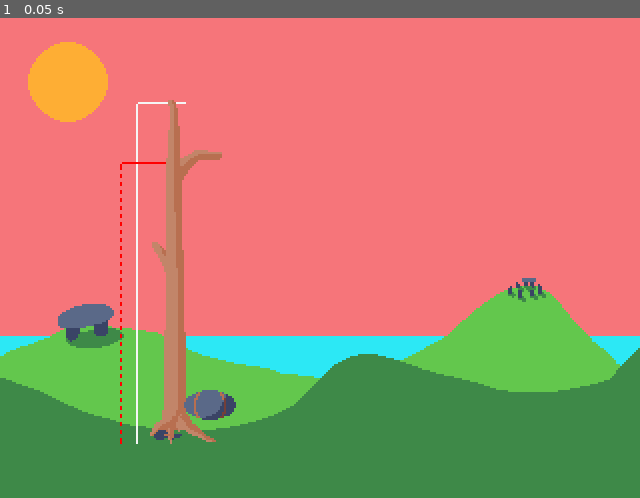
Above: before the commit, frame 1.
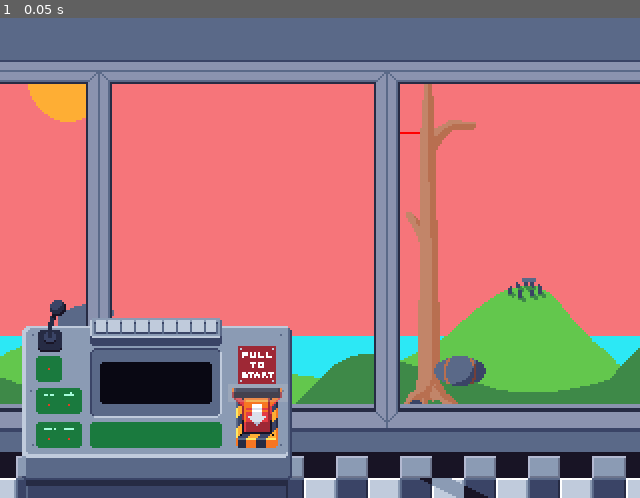
Above: after the commit, the same moment.

Repository: mattismoel/jam-project
Game: Godot game, scene res://scene/level/stone-age-level/stone_age_level.tscn
Same seed, same stepped clock (60 frames per second), same inputs: the game is played once before the commit and once after it. The project has no main scene, so this scene is started directly.
Inputs:
- Up to frame 1 (0.05 s): no input

The runs differ from the first frame. In frame 1, 49% of the frame differs, in the area x 0-100%, y 0-100%.
Error before the commit: Invalid access to property or key 'finished' on a base object of type 'Nil'. (res://script/tower.gd:18)

Commit message:
began work on slingshot

Diff:
--- /dev/null
+++ b/scene/level/stone-age-level/minigame/grabbable.gd
@@ -0,0 +1,15 @@
+extends Area2D
+
+signal released
+signal grabbed
+
+var _is_hold = false
+
+func _input_event(viewport: Viewport, event: InputEvent, shape_idx: int) -> void:
+    if event is InputEventMouseButton:
+        if event.is_pressed() and event.button_index == MOUSE_BUTTON_LEFT:
+            _is_hold = true
+            grabbed.emit()
+        elif event.is_released() and _is_hold:
+            _is_hold = false
+            released.emit()
--- /dev/null
+++ b/scene/level/stone-age-level/minigame/grabbable.tscn
@@ -0,0 +1,16 @@
+[gd_scene load_steps=3 format=3 uid="uid://d3kueegoo0swu"]
+
+[ext_resource type="Script" path="res://scene/level/stone-age-level/minigame/grabbable.gd" id="1_d0q5g"]
+
+[sub_resource type="CapsuleShape2D" id="CapsuleShape2D_02iup"]
+radius = 2.7027
+height = 11.6667
+
+[node name="Grabbable" type="Area2D"]
+scale = Vector2(2.4, 1.85)
+script = ExtResource("1_d0q5g")
+
+[node name="CollisionShape2D" type="CollisionShape2D" parent="."]
+rotation = 1.5708
+scale = Vector2(1.25, 1.22857)
+shape = SubResource("CapsuleShape2D_02iup")
--- /dev/null
+++ b/scene/level/stone-age-level/minigame/slingshot.gd
@@ -0,0 +1,30 @@
+extends Node2D
+
+@export var _grabbable_area: Area2D
+@export var _string: Line2D
+@export var _projectile: Sprite2D
+
+var start_pos = Vector2(0,0)
+var follow_mouse = false
+
+func _ready() -> void:
+    _grabbable_area.released.connect(_on_released)
+    _grabbable_area.grabbed.connect(_on_grabbed)
+
+func _process(delta: float) -> void:
+    if follow_mouse:
+        var mouse_pos = get_global_mouse_position()
+        var clamped_pos = Vector2(clamp(mouse_pos.x, 0, get_viewport_rect().size.x), clamp(mouse_pos.y, 0, get_viewport_rect().size.y)) - position
+
+        _grabbable_area.position = clamped_pos
+        _string.points[1] = clamped_pos
+        _projectile.position = clamped_pos
+
+func _on_grabbed() -> void:
+    follow_mouse = true
+
+func _on_released() -> void:
+    follow_mouse = false
+    _grabbable_area.position = start_pos
+    _string.points[1] = start_pos
+    _projectile.position = start_pos
--- /dev/null
+++ b/scene/level/stone-age-level/minigame/slingshot.tscn
@@ -0,0 +1,25 @@
+[gd_scene load_steps=4 format=3 uid="uid://bo7lw7vj7tcr2"]
+
+[ext_resource type="Script" path="res://scene/level/stone-age-level/minigame/slingshot.gd" id="1_4yqt8"]
+[ext_resource type="Texture2D" uid="uid://cbkhaxl45l8h" path="res://scene/level/stone-age-level/asset/slingshot.png" id="1_244xu"]
+[ext_resource type="PackedScene" uid="uid://d3kueegoo0swu" path="res://scene/level/stone-age-level/minigame/grabbable.tscn" id="2_vvvju"]
+
+[node name="Sling shot" type="Node2D" node_paths=PackedStringArray("_grabbable_area", "_string")]
+script = ExtResource("1_4yqt8")
+_grabbable_area = NodePath("Grabbable")
+_string = NodePath("Line2D")
+
+[node name="Grabbable" parent="." instance=ExtResource("2_vvvju")]
+
+[node name="Line2D" type="Line2D" parent="."]
+z_index = 1
+position = Vector2(2, 1.7053e-13)
+scale = Vector2(2.4, 1.85)
+points = PackedVector2Array(-14.1667, -9.21785e-14, 0, 0, 12.5, -9.21785e-14)
+width = 3.3
+default_color = Color(0.454902, 0.247059, 0.223529, 1)
+
+[node name="Sprite2D" type="Sprite2D" parent="."]
+position = Vector2(1, -6)
+scale = Vector2(1.00312, 1)
+texture = ExtResource("1_244xu")
--- a/scene/level/stone-age-level/stone_age_level.tscn
+++ b/scene/level/stone-age-level/stone_age_level.tscn
@@ -1,32 +1,43 @@
-[gd_scene load_steps=8 format=3 uid="uid://d0d6r4ok253ej"]
+[gd_scene load_steps=12 format=3 uid="uid://d0d6r4ok253ej"]
 
 [ext_resource type="Texture2D" uid="uid://bjydeelcjm5ek" path="res://scene/level/stone-age-level/asset/background.png" id="1_201v5"]
-[ext_resource type="Script" path="res://scene/level/stone-age-level/stone_age_minigame.gd" id="1_lria8"]
+[ext_resource type="Script" path="res://scene/level/level.gd" id="1_g1t6x"]
 [ext_resource type="Script" path="res://script/score_manager.gd" id="2_74tog"]
 [ext_resource type="Script" path="res://script/tower_stat.gd" id="2_al3v5"]
+[ext_resource type="PackedScene" uid="uid://bqjvqdiebn7pk" path="res://scene/tutorial-blueprint/test_tutorial.tscn" id="2_lxr2i"]
 [ext_resource type="PackedScene" uid="uid://dyquehg06r5tj" path="res://scene/level/stone-age-level/stone_age_tower.tscn" id="3_d8m5n"]
+[ext_resource type="PackedScene" uid="uid://bga4am3fmln5e" path="res://scene/tutorial-blueprint/tutorial.tscn" id="3_vgd1y"]
 [ext_resource type="Script" path="res://scene/level/stone-age-level/stone_age_tower.gd" id="4_714jk"]
+[ext_resource type="PackedScene" uid="uid://bg3k3jej6jlfx" path="res://scene/level/stone-age-level/stone_age_minigame.tscn" id="4_l611u"]
+[ext_resource type="PackedScene" uid="uid://b4gvapy7q4vb" path="res://scene/control-room/control_room.tscn" id="7_vbjw0"]
 
 [sub_resource type="Resource" id="Resource_ae11u"]
 script = ExtResource("2_al3v5")
 height = 170
 desired_height = 140
 
-[node name="StoneageLevel" type="Node2D"]
+[node name="StoneageLevel" type="Node2D" node_paths=PackedStringArray("_tower", "_console")]
+script = ExtResource("1_g1t6x")
+title = "Stone Age"
+_next_level = ExtResource("2_lxr2i")
+_blueprint_scene = ExtResource("3_vgd1y")
+_minigame_scene = ExtResource("4_l611u")
+_tower = NodePath("Stoneage Tower")
+_console = NodePath("ControlRoom/Console")
 
 [node name="Background" type="Sprite2D" parent="."]
 texture = ExtResource("1_201v5")
 centered = false
 
-[node name="Minigame" type="Node" parent="."]
-script = ExtResource("1_lria8")
-
 [node name="ScoreManager" type="Node" parent="." node_paths=PackedStringArray("tower")]
 script = ExtResource("2_74tog")
 tower = NodePath("../Stoneage Tower")
 
-[node name="Stoneage Tower" parent="." node_paths=PackedStringArray("minigame") instance=ExtResource("3_d8m5n")]
-position = Vector2(93, 213)
+[node name="Stoneage Tower" parent="." instance=ExtResource("3_d8m5n")]
+position = Vector2(220, 198)
 script = ExtResource("4_714jk")
 tower_stat = SubResource("Resource_ae11u")
-minigame = NodePath("../Minigame")
+
+[node name="ControlRoom" parent="." instance=ExtResource("7_vbjw0")]
+
+[editable path="ControlRoom"]
--- a/scene/level/stone-age-level/stone_age_minigame.tscn
+++ b/scene/level/stone-age-level/stone_age_minigame.tscn
@@ -1,7 +1,11 @@
-[gd_scene load_steps=8 format=3 uid="uid://bg3k3jej6jlfx"]
+[gd_scene load_steps=12 format=3 uid="uid://bg3k3jej6jlfx"]
 
 [ext_resource type="Script" path="res://scene/level/stone-age-level/mammoth.gd" id="1_fffu5"]
+[ext_resource type="Script" path="res://script/minigame.gd" id="1_r32ph"]
 [ext_resource type="Texture2D" uid="uid://djbuftp8w7et8" path="res://scene/level/stone-age-level/asset/mammoth_animation.png" id="2_icvlg"]
+[ext_resource type="PackedScene" uid="uid://bo7lw7vj7tcr2" path="res://scene/level/stone-age-level/minigame/slingshot.tscn" id="3_jfecu"]
+[ext_resource type="Texture2D" uid="uid://b04n2rtms87qd" path="res://scene/level/stone-age-level/asset/projectile.png" id="4_yfbl7"]
+[ext_resource type="Texture2D" uid="uid://b61p6kbyd4iub" path="res://scene/level/stone-age-level/asset/minigame_background.png" id="6_uh0mi"]
 
 [sub_resource type="AtlasTexture" id="AtlasTexture_tsd8m"]
 atlas = ExtResource("2_icvlg")
@@ -40,12 +44,31 @@
 }]
 
 [node name="StoneageMinigame" type="Node2D"]
+script = ExtResource("1_r32ph")
 
 [node name="Mammoth" type="Node2D" parent="."]
-position = Vector2(154, 122)
+z_index = 3
+position = Vector2(154, 114)
 script = ExtResource("1_fffu5")
 
 [node name="AnimatedSprite2D" type="AnimatedSprite2D" parent="Mammoth"]
+position = Vector2(9, -52)
 sprite_frames = SubResource("SpriteFrames_bb5h0")
 autoplay = "default"
-frame_progress = 0.193592
+frame_progress = 0.749488
+
+[node name="Sling shot" parent="." node_paths=PackedStringArray("_projectile") instance=ExtResource("3_jfecu")]
+z_index = 3
+position = Vector2(169, 156)
+_projectile = NodePath("Projectile")
+
+[node name="Projectile" type="Sprite2D" parent="Sling shot"]
+z_index = 4
+texture = ExtResource("4_yfbl7")
+
+[node name="TextureRect" type="TextureRect" parent="."]
+z_index = 2
+offset_top = -1.0
+offset_right = 320.0
+offset_bottom = 239.0
+texture = ExtResource("6_uh0mi")
--- a/scene/level/stone-age-level/stone_age_tower.tscn
+++ b/scene/level/stone-age-level/stone_age_tower.tscn
@@ -1,10 +1,9 @@
-[gd_scene load_steps=7 format=3 uid="uid://dyquehg06r5tj"]
+[gd_scene load_steps=6 format=3 uid="uid://dyquehg06r5tj"]
 
 [ext_resource type="Script" path="res://script/tower.gd" id="1_v70ab"]
 [ext_resource type="Script" path="res://script/tower_stat.gd" id="2_4jhrw"]
 [ext_resource type="Texture2D" uid="uid://d3ex38083x8ex" path="res://scene/level/stone-age-level/asset/stone_age_tower.png" id="3_arcc1"]
 [ext_resource type="PackedScene" uid="uid://dq0dfva11ynl5" path="res://scene/level/stone-age-level/stone_age_gondola.tscn" id="4_1s7vp"]
-[ext_resource type="Script" path="res://scene/gondola/stone_age_gondola.gd" id="5_57sqc"]
 
 [sub_resource type="Resource" id="Resource_ogpqg"]
 script = ExtResource("2_4jhrw")
@@ -14,13 +13,11 @@
 [node name="Stoneage Tower" type="Node2D" node_paths=PackedStringArray("gondola")]
 script = ExtResource("1_v70ab")
 tower_stat = SubResource("Resource_ogpqg")
-gondola = NodePath("Stone age Gondola")
+gondola = NodePath("TowerSprite/Stone age Gondola")
 
 [node name="TowerSprite" type="Sprite2D" parent="."]
 position = Vector2(0, -88)
 texture = ExtResource("3_arcc1")
 
-[node name="Stone age Gondola" parent="." node_paths=PackedStringArray("tower") instance=ExtResource("4_1s7vp")]
-position = Vector2(12, -36)
-script = ExtResource("5_57sqc")
-tower = NodePath("..")
+[node name="Stone age Gondola" parent="TowerSprite" instance=ExtResource("4_1s7vp")]
+position = Vector2(10, 50)
Binary file added: scene/level/stone-age-level/asset/aseprite/slingshot.aseprite
Binary file added: scene/level/stone-age-level/asset/minigame_background.aseprite
Binary file added: scene/level/stone-age-level/asset/minigame_background.png
Not shown, added: scene/level/stone-age-level/asset/minigame_background.png.import
Binary file added: scene/level/stone-age-level/asset/projectile.png
Not shown, added: scene/level/stone-age-level/asset/projectile.png.import
Binary file added: scene/level/stone-age-level/asset/slingshot.png
Not shown, added: scene/level/stone-age-level/asset/slingshot.png.import
